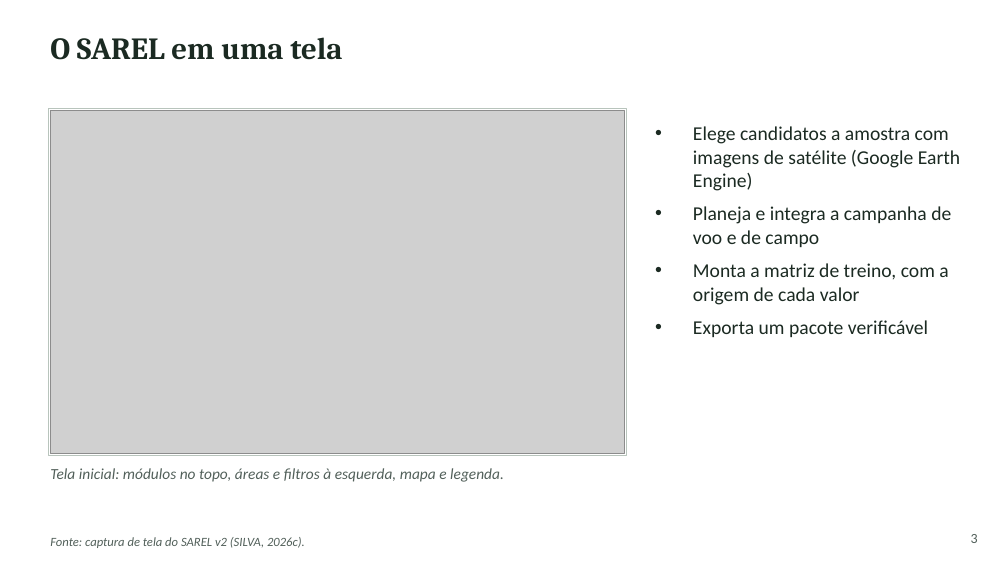
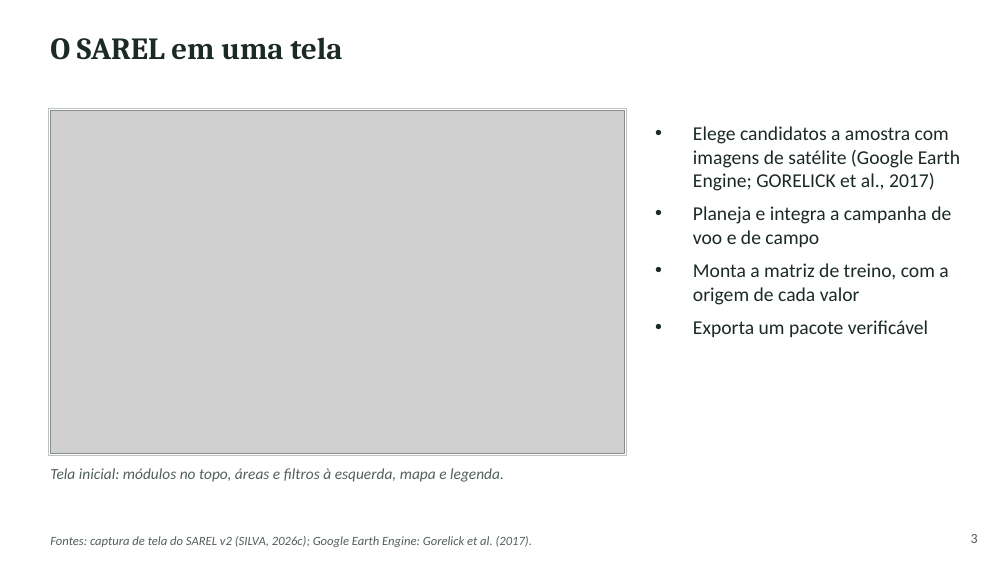
Before and after one commit to RedZardoz/localizador-erosao-v02, a slide deck: slide 4 of docs/Apresentacao_SAREL_Enxuta_3_referencias_ABNT.pptx. Drawn at 1008x567 pixels with LibreOffice and Linux fonts; fonts in the diff are those of the drawing; grey boxes stand for pictures. Boxes give left, top, right and bottom in pixels: in the first picture for what was removed or moved away, otherwise in the second. Text is boxed around its words. In the diff, an @@ line names an element or a change of style, - is before the commit and + after.

```diff
--- a/docs/Apresentacao_SAREL_Enxuta_3_referencias_ABNT.pptx
+++ b/docs/Apresentacao_SAREL_Enxuta_3_referencias_ABNT.pptx
@@ text at bbox=[693, 126, 960, 191]: text changed @@
-• Elege candidatos a amostra com imagens de satélite (Google Earth Engine)
+• Elege candidatos a amostra com imagens de satélite (Google Earth Engine; GORELICK et al., 2017)
@@ text at bbox=[50, 536, 532, 547]: text changed @@
-Fonte: captura de tela do SAREL v2 (SILVA, 2026c).
+Fontes: captura de tela do SAREL v2 (SILVA, 2026c); Google Earth Engine: Gorelick et al. (2017).
```
Also in this commit, not shown: 10 other slides changed.
